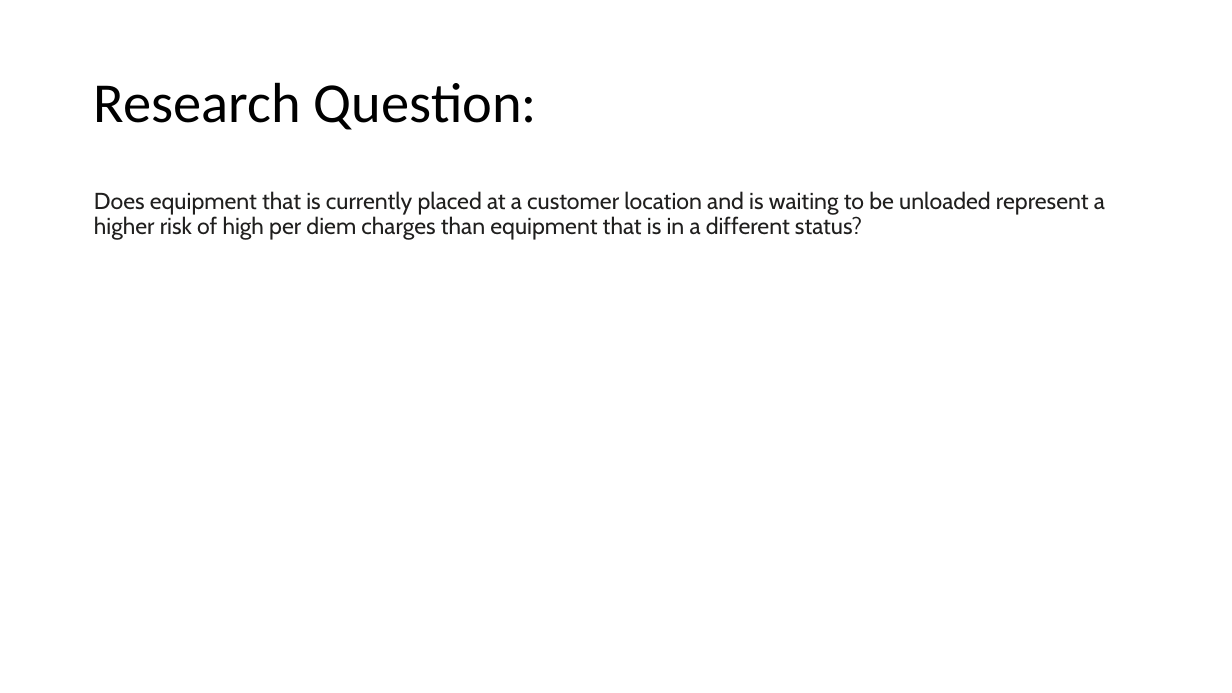
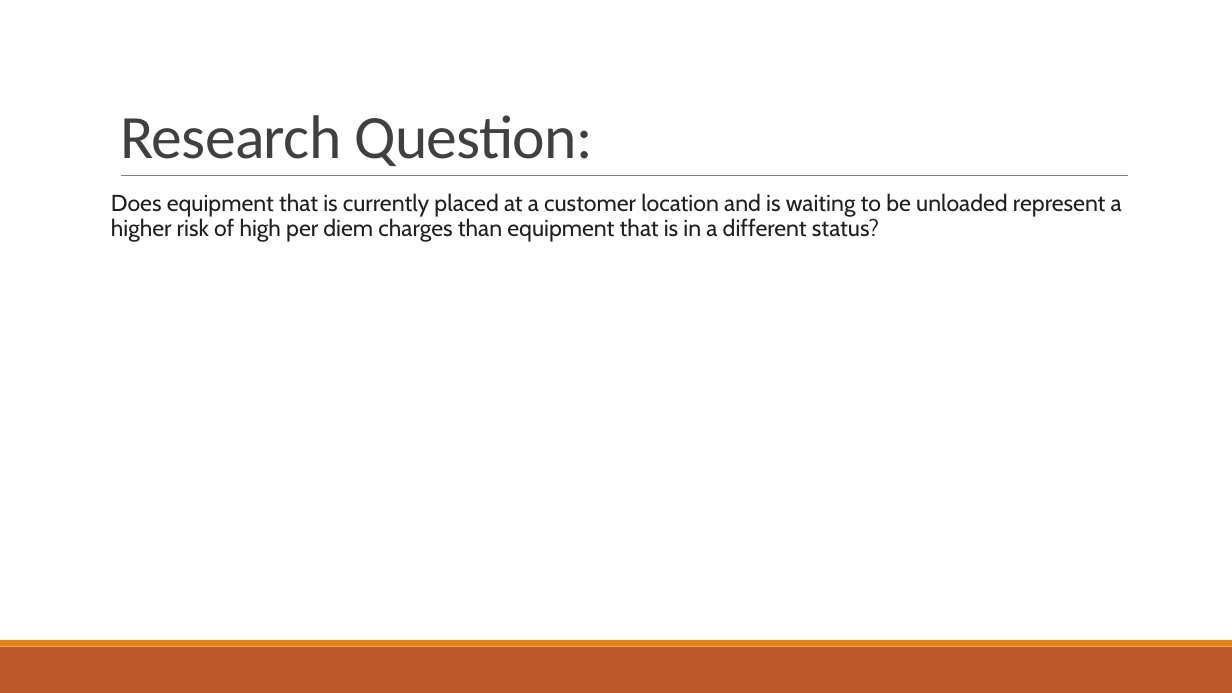
Before and after one commit to ihit140d/Robert_Bresley_Final_Project, a slide deck: slide 3 of Robert_Bresley_final_project.pptx. Drawn at 1232x693 pixels with LibreOffice and Linux fonts; fonts in the diff are those of the drawing. Boxes give left, top, right and bottom in pixels: in the first picture for what was removed or moved away, otherwise in the second. Text is boxed around its words. In the diff, an @@ line names an element or a change of style, - is before the commit and + after.

Commit message:
Make updates to formatting

```diff
--- a/Robert_Bresley_final_project.pptx
+++ b/Robert_Bresley_final_project.pptx
@@ title "Research Question:": place and size @@
-title "Research Question:" at (94,82,537,130)
+title "Research Question:" at (120,115,593,166)
@@ title "Research Question:" at (120,115,593,166): size 44 to 48 pt, text colour #000000 to #404040, letter spacing 0 to -0.5 pt; line spacing 0.9 to 0.85; vertical alignment middle to bottom @@
@@ line added from (121, 176) to (1128, 176), #808080 0.5 pt @@
@@ text "Does equipment that is currently ...": place and size @@
-text "Does equipment that is currently ..." at (94,191,1105,240)
+text "Does equipment that is currently ..." at (111,193,1122,242)
@@ text "Does equipment that is currently ..." at (111,193,1122,242): more space between paragraphs @@
@@ rectangle added at (0,647,1232,693), fill #BD582C @@
@@ rectangle added at (0,640,1232,647), fill #E48312 @@
```
Also in this commit, not shown: 19 other slides changed.
